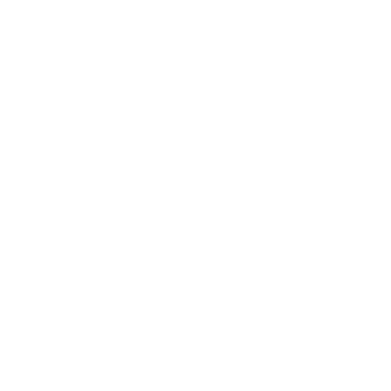
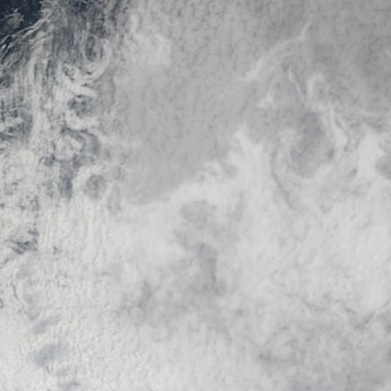
Layers edited between the first and the second 391×391 image:
added layer "176_bering_strait_100km_20130423.terra.truecolor.250m" above "landfast ice" over [0, 0, 391, 391]
